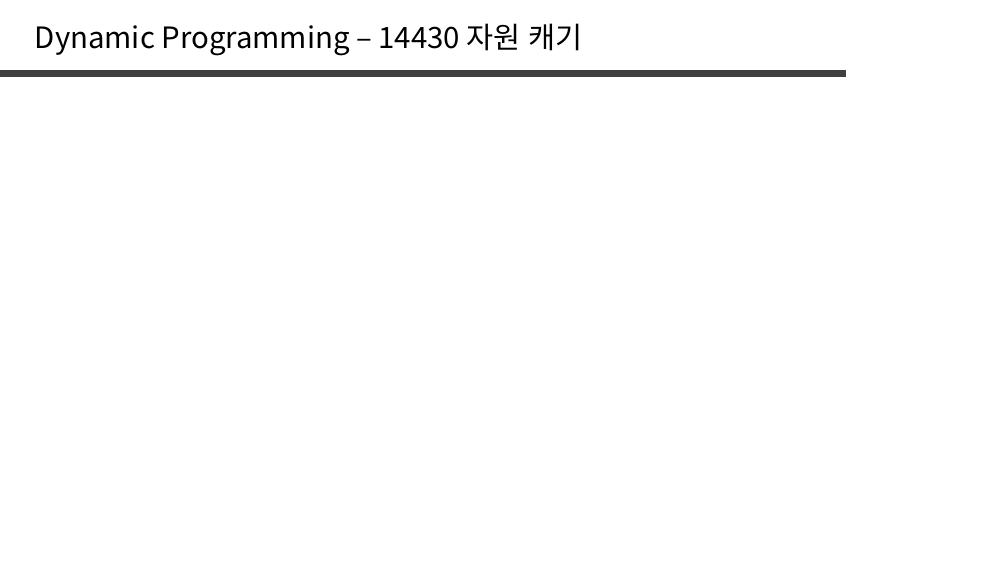
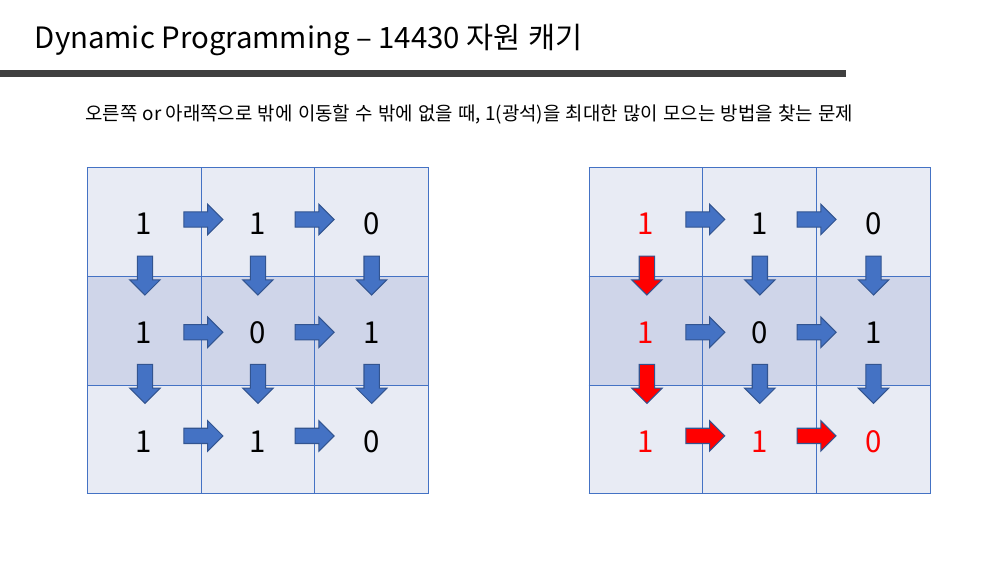
Before and after one commit to jaehoo1/PS-study, a slide deck: slide 17 of study/5_Dynamic Programming.pptx. Drawn at 1008x567 pixels with LibreOffice and Linux fonts; fonts in the diff are those of the drawing. Boxes give left, top, right and bottom in pixels: in the first picture for what was removed or moved away, otherwise in the second. Text is boxed around its words. In the diff, an @@ line names an element or a change of style, - is before the commit and + after.

```diff
--- a/study/5_Dynamic Programming.pptx
+++ b/study/5_Dynamic Programming.pptx
@@ text added at box(85, 104, 853, 124), 18 pt, text #000000 @@
+오른쪽 or 아래쪽으로 밖에 이동할 수 밖에 없을 때, 1(광석)을 최대한 많이 모으는 방법을 찾는 문제
@@ table added at box(87, 168, 430, 494), 3 rows, 3 columns @@
+1 | 1 | 0
+1 | 0 | 1
+1 | 1 | 0
@@ table added at box(589, 168, 932, 494), 3 rows, 3 columns @@
+1 | 1 | 0
+1 | 0 | 1
+1 | 1 | 0
@@ right arrow added at box(184, 204, 223, 234), fill #4472C4, outline #325491 1 pt @@
@@ right arrow added at box(295, 204, 334, 234), fill #4472C4, outline #325491 1 pt @@
@@ right arrow added at box(686, 204, 725, 234), fill #4472C4, outline #325491 1 pt @@
@@ right arrow added at box(797, 204, 836, 234), fill #4472C4, outline #325491 1 pt @@
@@ right arrow added at box(130, 256, 160, 295), fill #4472C4, outline #325491 1 pt @@
@@ right arrow added at box(243, 256, 273, 295), fill #4472C4, outline #325491 1 pt @@
@@ right arrow added at box(357, 256, 387, 295), fill #4472C4, outline #325491 1 pt @@
@@ right arrow added at box(632, 256, 662, 295), fill #FF0000, outline #325491 1 pt @@
@@ right arrow added at box(745, 256, 775, 295), fill #4472C4, outline #325491 1 pt @@
@@ right arrow added at box(859, 256, 889, 295), fill #4472C4, outline #325491 1 pt @@
@@ right arrow added at box(184, 317, 223, 347), fill #4472C4, outline #325491 1 pt @@
@@ right arrow added at box(295, 317, 334, 347), fill #4472C4, outline #325491 1 pt @@
@@ right arrow added at box(686, 317, 725, 347), fill #4472C4, outline #325491 1 pt @@
@@ right arrow added at box(797, 317, 836, 347), fill #4472C4, outline #325491 1 pt @@
@@ right arrow added at box(130, 364, 160, 404), fill #4472C4, outline #325491 1 pt @@
@@ right arrow added at box(243, 364, 273, 404), fill #4472C4, outline #325491 1 pt @@
@@ right arrow added at box(357, 364, 387, 404), fill #4472C4, outline #325491 1 pt @@
@@ right arrow added at box(632, 364, 662, 404), fill #FF0000, outline #325491 1 pt @@
@@ right arrow added at box(745, 364, 775, 404), fill #4472C4, outline #325491 1 pt @@
@@ right arrow added at box(859, 364, 889, 404), fill #4472C4, outline #325491 1 pt @@
@@ right arrow added at box(184, 420, 223, 451), fill #4472C4, outline #325491 1 pt @@
@@ right arrow added at box(295, 420, 334, 451), fill #4472C4, outline #325491 1 pt @@
@@ right arrow added at box(686, 420, 725, 451), fill #FF0000, outline #325491 1 pt @@
@@ right arrow added at box(797, 420, 836, 451), fill #FF0000, outline #325491 1 pt @@
```
Also in this commit, not shown: 2 other slides changed, 1 slide added.
